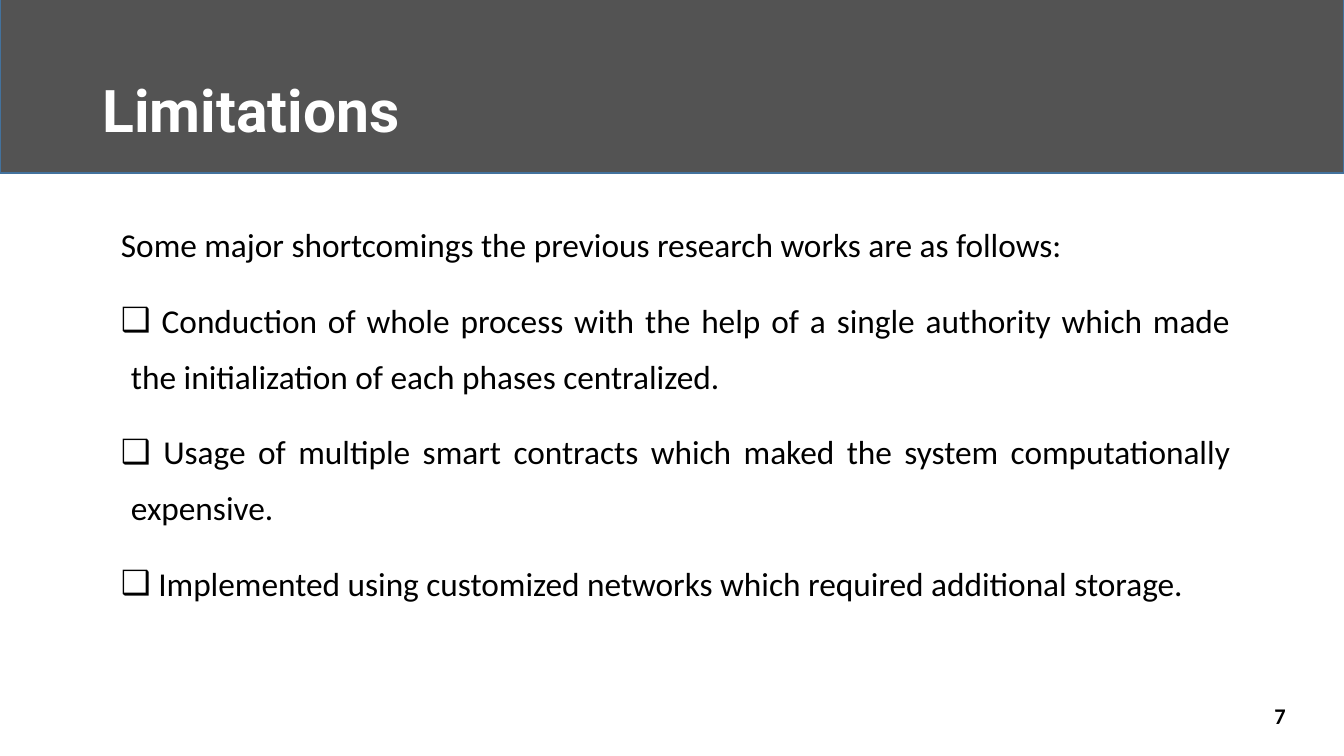
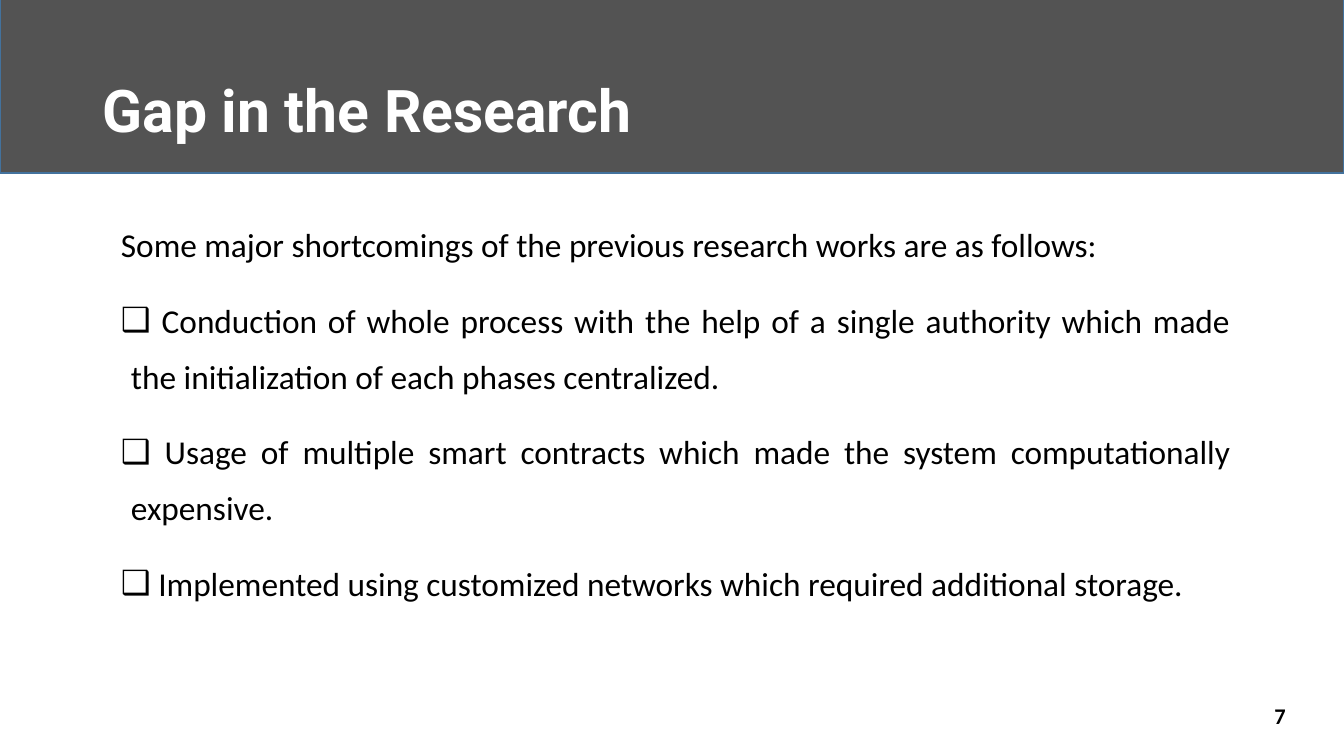
Before and after one commit to Nafi-13/Thesis, a slide deck: slide 7 of 1707013.pptx. Drawn at 1344x756 pixels with LibreOffice and Linux fonts; fonts in the diff are those of the drawing. Boxes give left, top, right and bottom in pixels: in the first picture for what was removed or moved away, otherwise in the second. Text is boxed around its words. In the diff, an @@ line names an element or a change of style, - is before the commit and + after.

```diff
--- a/1707013.pptx
+++ b/1707013.pptx
@@ title at [102, 88, 631, 144]: text changed @@
-Limitations
+Gap in the Research
@@ text at [121, 234, 1096, 263]: text changed @@
-Some major shortcomings the previous research works are as follows:
+Some major shortcomings of the previous research works are as follows:
@@ text at [131, 441, 1230, 526]: text changed @@
-❑ Usage of multiple smart contracts which maked the system computationally expensive.
+❑ Usage of multiple smart contracts which made the system computationally expensive.
```
Also in this commit, not shown: 14 other slides changed, 1 other file.
